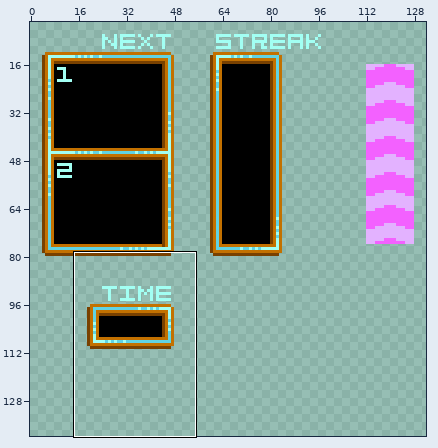
Pixel-art file -- gwj/ase/uibits.ase. The picture above shows the old version from afar; the outline marks the close-up.
Close-up. Before the commit:
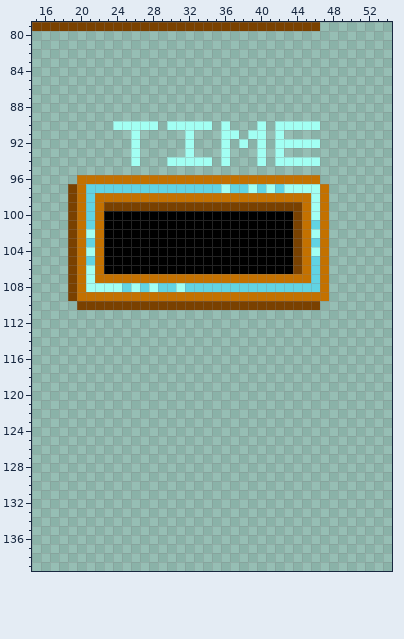
160x160 pixels, 1 frame. Shown: x 15..54, y 79..139. The wide view leaves out empty margins.
The result:
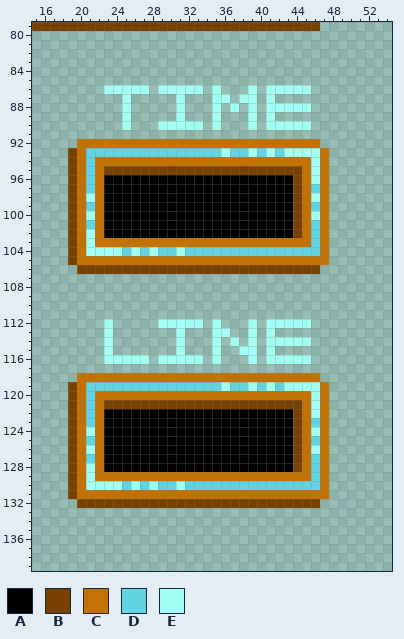
Palette (. is transparent): A #000000  B #794100  C #c37100  D #61d3e3  E #a2fff3
Difference:
y 86: x 23..27 ..... -> EEEEE; x 29..33 ..... -> EEEEE; x 35 . -> E; x 39 . -> E; x 41..45 ..... -> EEEEE
y 87: x 25 . -> E; x 31 . -> E; x 35..36 .. -> EE; x 38..39 .. -> EE; x 41 . -> E
y 88: x 25 . -> E; x 31 . -> E; x 35 . -> E; x 37 . -> E; x 39 . -> E; x 41..45 ..... -> EEEEE
y 89: x 25 . -> E; x 31 . -> E; x 35 . -> E; x 39 . -> E; x 41 . -> E
y 90: x 24 E -> .; x 26..29 EEE. -> ...E; x 34..36 E.E -> .E.; x 39..41 .E. -> E.E; x 46 E -> .
y 91: x 26 E -> .; x 32 E -> .; x 36..37 EE -> ..; x 39..40 EE -> ..; x 42 E -> .
y 92: x 20..46 ......E.....E...E.E.E.EEEEE -> CCCCCCCCCCCCCCCCCCCCCCCCCCC
y 93: x 19..35 .......E.....E... -> BCDDDDDDDDDDDDDDD; x 37..47 ...E.E..... -> DDEDEDEEEEC
y 94: x 19..45 .......E...EEEEE.E...E.EEEE -> BCDCCCCCCCCCCCCCCCCCCCCCCCC; x 47 . -> C
y 95: x 19..47 ............................. -> BCDCBBBBBBBBBBBBBBBBBBBBBBCEC
y 96: x 19 . -> B; x 21 C -> D; x 23..44 CCCCCCCCCCCCCCCCCCCCCC -> AAAAAAAAAAAAAAAAAAAAAB; x 46..47 C. -> EC
y 97: x 22..46 DDDDDDDDDDDDDDEDDEDEDEEEE -> CAAAAAAAAAAAAAAAAAAAAABCD
y 98: x 21 D -> E; x 23..44 CCCCCCCCCCCCCCCCCCCCCC -> AAAAAAAAAAAAAAAAAAAAAB
y 99: x 23..43 BBBBBBBBBBBBBBBBBBBBB -> AAAAAAAAAAAAAAAAAAAAA; x 46 E -> D
y 100: x 21 D -> E
y 102: x 46 E -> D
y 103: x 21 D -> E; x 23..44 AAAAAAAAAAAAAAAAAAAAAB -> CCCCCCCCCCCCCCCCCCCCCC
y 104: x 22..46 CAAAAAAAAAAAAAAAAAAAAABCE -> EEEDEDEDDEDDDDDDDDDDDDDDD
y 105: x 21 D -> C; x 23..44 AAAAAAAAAAAAAAAAAAAAAB -> CCCCCCCCCCCCCCCCCCCCCC; x 46 D -> C
y 106: x 19..43 BCECAAAAAAAAAAAAAAAAAAAAA -> .BBBBBBBBBBBBBBBBBBBBBBBB; x 45..47 CDC -> BB.
y 107: x 19..47 BCECCCCCCCCCCCCCCCCCCCCCCCCDC -> .............................
y 108: x 19..47 BCEEEEDEDEDDEDDDDDDDDDDDDDDDC -> .............................
y 109: x 19..47 BCCCCCCCCCCCCCCCCCCCCCCCCCCCC -> .............................
y 110: x 20..46 BBBBBBBBBBBBBBBBBBBBBBBBBBB -> ...........................
y 112: x 23 . -> E; x 29..33 ..... -> EEEEE; x 35 . -> E; x 39 . -> E; x 41..45 ..... -> EEEEE
y 113: x 23 . -> E; x 31 . -> E; x 35..36 .. -> EE; x 39 . -> E; x 41 . -> E
y 114: x 23 . -> E; x 31 . -> E; x 35 . -> E; x 37 . -> E; x 39 . -> E; x 41..45 ..... -> EEEEE
y 115: x 23 . -> E; x 31 . -> E; x 35 . -> E; x 38..39 .. -> EE; x 41 . -> E
y 116: x 23..27 ..... -> EEEEE; x 29..33 ..... -> EEEEE; x 35 . -> E; x 39 . -> E; x 41..45 ..... -> EEEEE
y 118: x 20..46 ........................... -> CCCCCCCCCCCCCCCCCCCCCCCCCCC
y 119: x 19..47 ............................. -> BCDDDDDDDDDDDDDDDEDDEDEDEEEEC
y 120: x 19..47 ............................. -> BCDCCCCCCCCCCCCCCCCCCCCCCCCEC
y 121: x 19..47 ............................. -> BCDCBBBBBBBBBBBBBBBBBBBBBBCEC
y 122: x 19..47 ............................. -> BCDCAAAAAAAAAAAAAAAAAAAAABCEC
y 123: x 19..47 ............................. -> BCDCAAAAAAAAAAAAAAAAAAAAABCDC
y 124: x 19..47 ............................. -> BCECAAAAAAAAAAAAAAAAAAAAABCEC
y 125: x 19..47 ............................. -> BCDCAAAAAAAAAAAAAAAAAAAAABCDC
y 126: x 19..47 ............................. -> BCECAAAAAAAAAAAAAAAAAAAAABCEC
y 127: x 19..47 ............................. -> BCDCAAAAAAAAAAAAAAAAAAAAABCDC
y 128: x 19..47 ............................. -> BCECAAAAAAAAAAAAAAAAAAAAABCDC
y 129: x 19..47 ............................. -> BCECCCCCCCCCCCCCCCCCCCCCCCCDC
y 130: x 19..47 ............................. -> BCEEEEDEDEDDEDDDDDDDDDDDDDDDC
y 131: x 19..47 ............................. -> BCCCCCCCCCCCCCCCCCCCCCCCCCCCC
y 132: x 20..46 ........................... -> BBBBBBBBBBBBBBBBBBBBBBBBBBB
Changed places in both close-ups, as pixel boxes (x1, y1, x2, y2):
changed: (68, 85, 329, 508)
